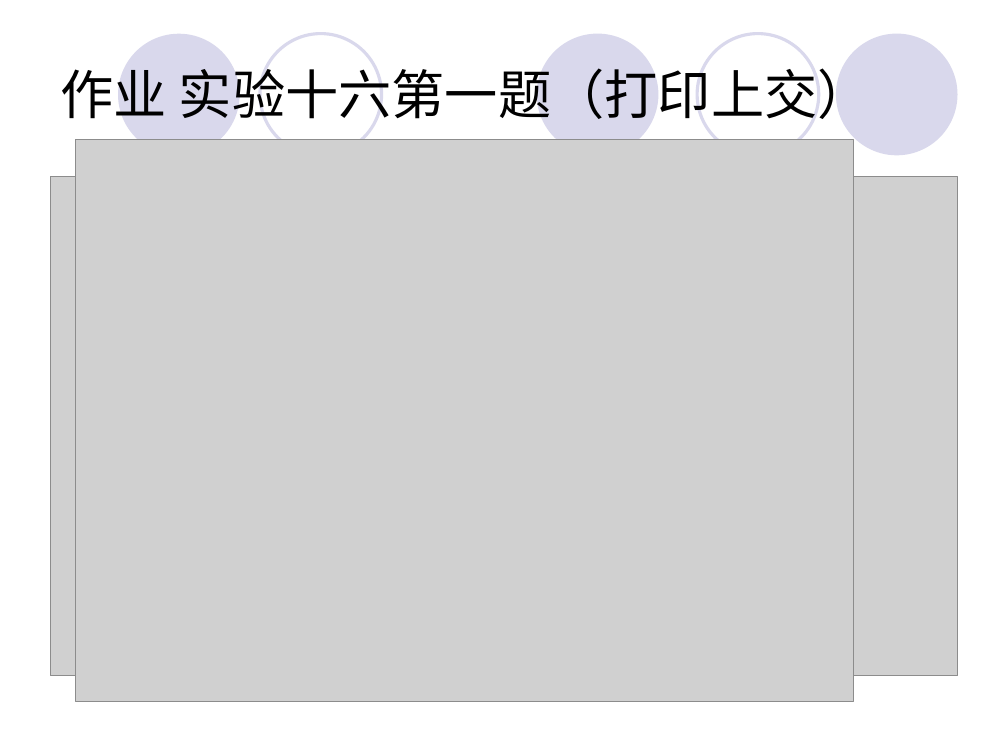
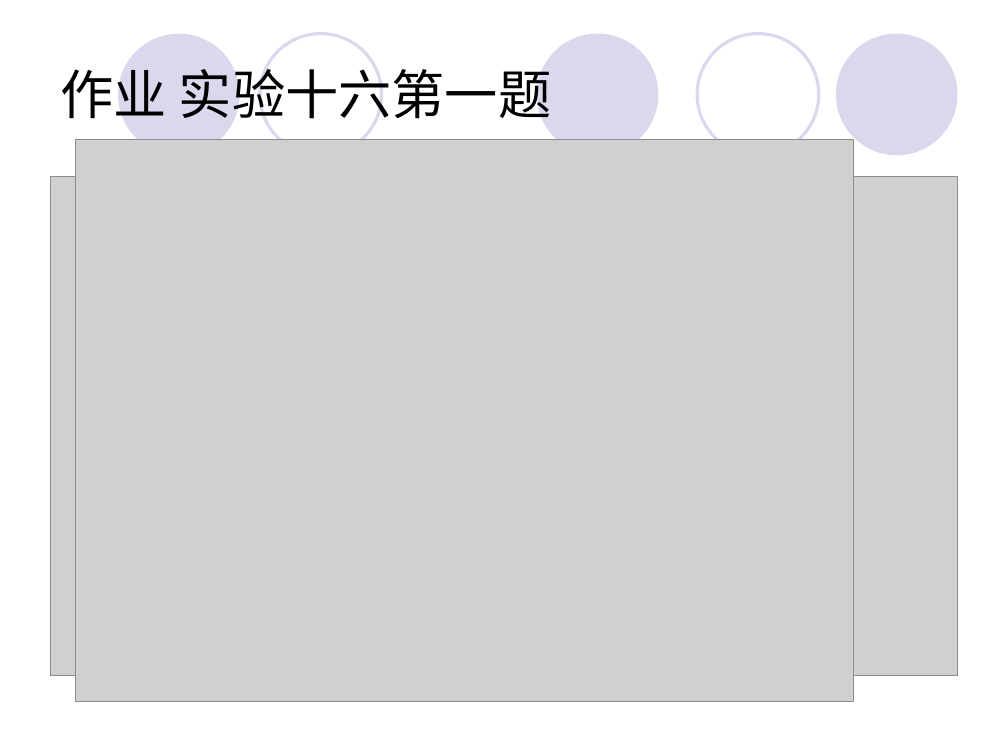
Before and after one commit to Changhe160/Changhe160.github.io, a slide deck: slide 25 of teachingRes/Cplusplus/unit07动态内存分配与数据结构.ppt. Drawn at 1008x756 pixels with LibreOffice and Linux fonts; fonts in the diff are those of the drawing; grey boxes stand for pictures. Boxes give left, top, right and bottom in pixels: in the first picture for what was removed or moved away, otherwise in the second. Text is boxed around its words. In the diff, an @@ line names an element or a change of style, - is before the commit and + after.

```diff
--- a/teachingRes/Cplusplus/unit07动态内存分配与数据结构.ppt
+++ b/teachingRes/Cplusplus/unit07动态内存分配与数据结构.ppt
@@ title at box(60, 68, 552, 119): text changed @@
-作业 实验十六第一题（打印上交）
+作业 实验十六第一题
```
Also in this commit, not shown: 5 other slides changed, 1 other file.
